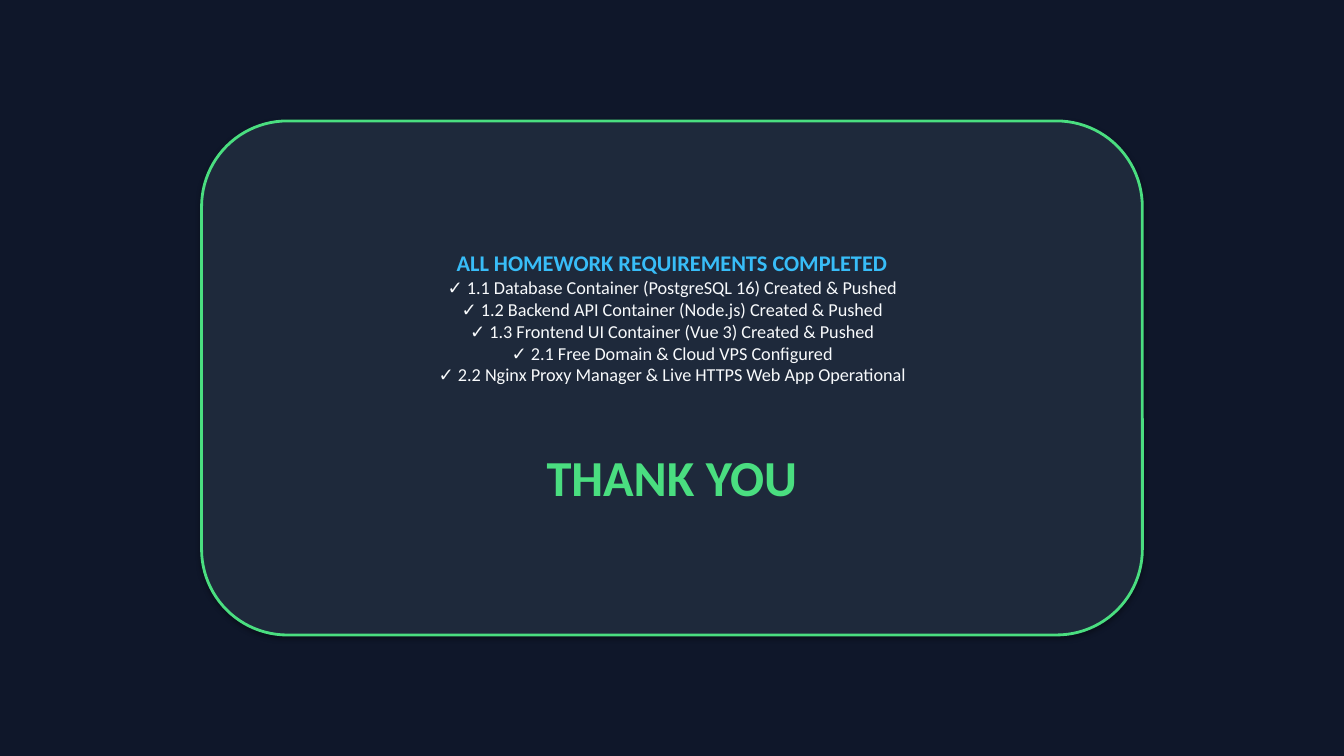
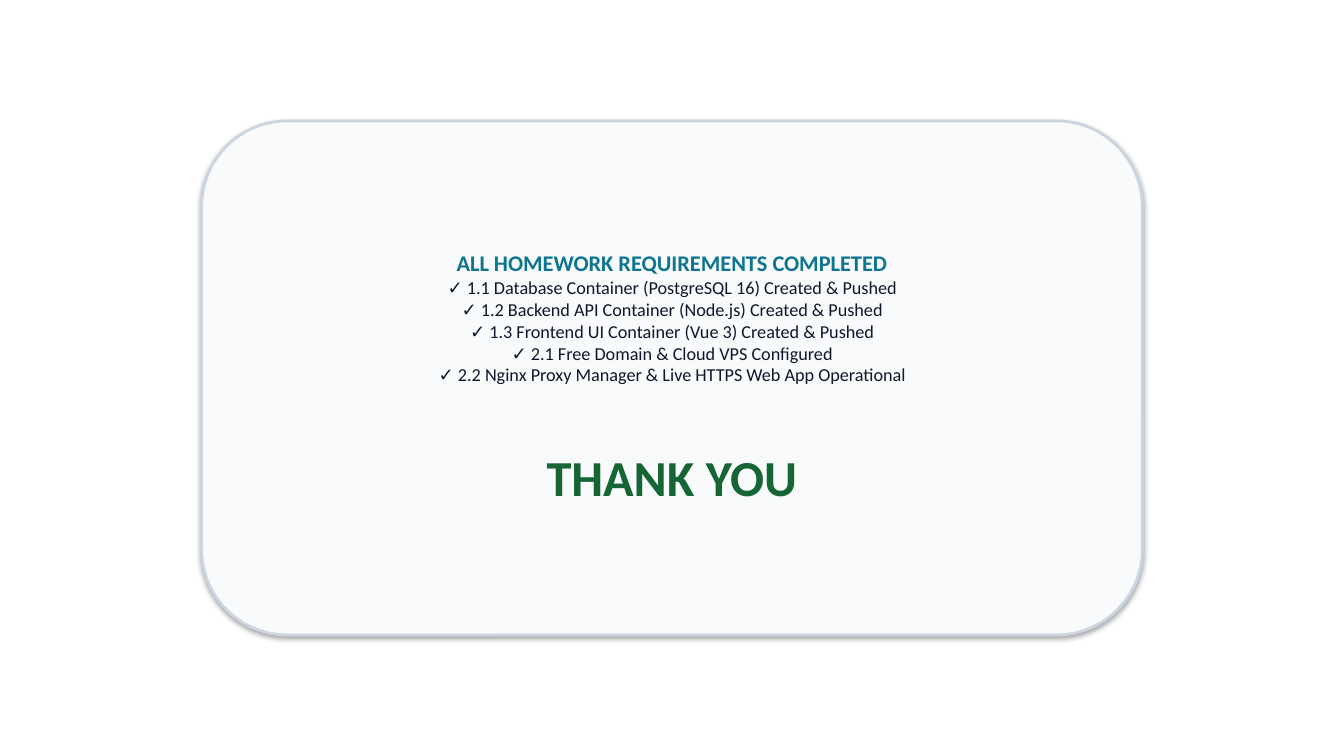
Before and after one commit to lorndavid/khmer-data-api, a slide deck: slide 10 of homework/Homework-Docker-Presentation.pptx. Drawn at 1344x756 pixels with LibreOffice and Linux fonts; fonts in the diff are those of the drawing. Boxes give left, top, right and bottom in pixels: in the first picture for what was removed or moved away, otherwise in the second. Text is boxed around its words. In the diff, an @@ line names an element or a change of style, - is before the commit and + after.

Commit message:
docs: add clean professional architecture diagram and embed into homework doc and presentation

```diff
--- a/homework/Homework-Docker-Presentation.pptx
+++ b/homework/Homework-Docker-Presentation.pptx
@@ rectangle at <box>0,0,1344,756</box>: fill #0F172A to #FFFFFF @@
@@ rounded rectangle "ALL HOMEWORK REQUIREMENTS COMPLETED" at <box>202,121,1142,635</box>: text colour #38BDF8 to #0E7490 in "ALL HOMEWORK REQUIREMENTS COMPLETED"; text colour #F8FAFC to #0F172A in "✓ 1.1 Database Container (PostgreSQL 16) Created ..."; text colour #4ADE80 to #166534 in "THANK YOU"; fill #1E293B to #F8FAFC; outline #4ADE80 2 pt to #CBD5E1 2 pt @@
```
Also in this commit, not shown: 9 other slides changed, 6 other files.
